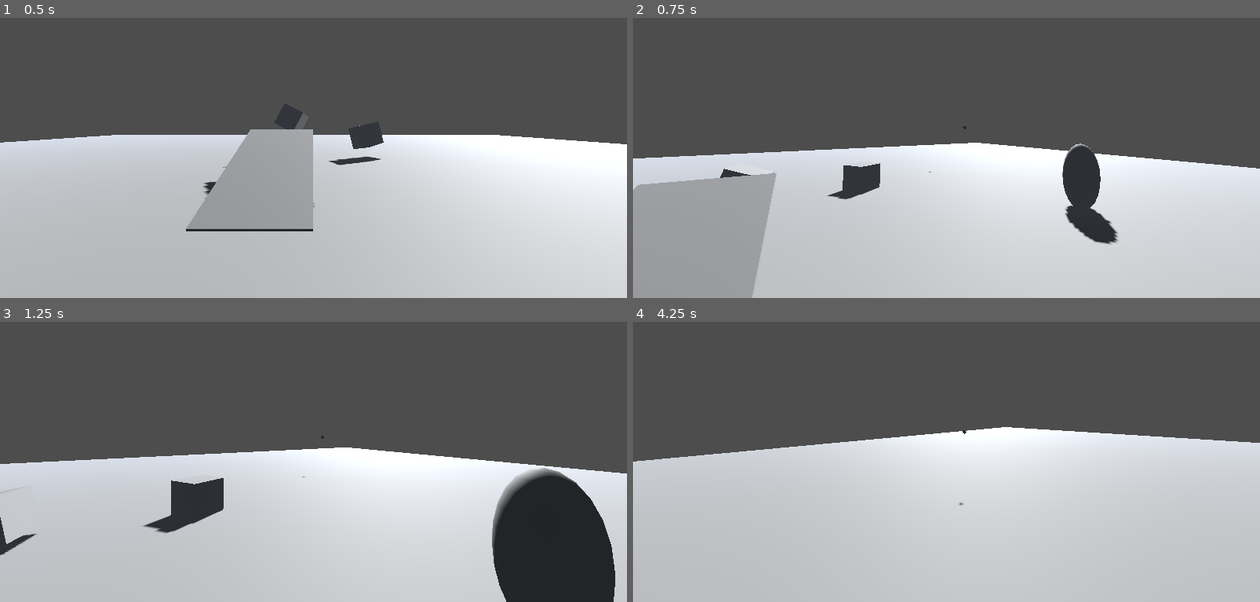
Above: before the commit, frames 1-4 (two rows, left to right).
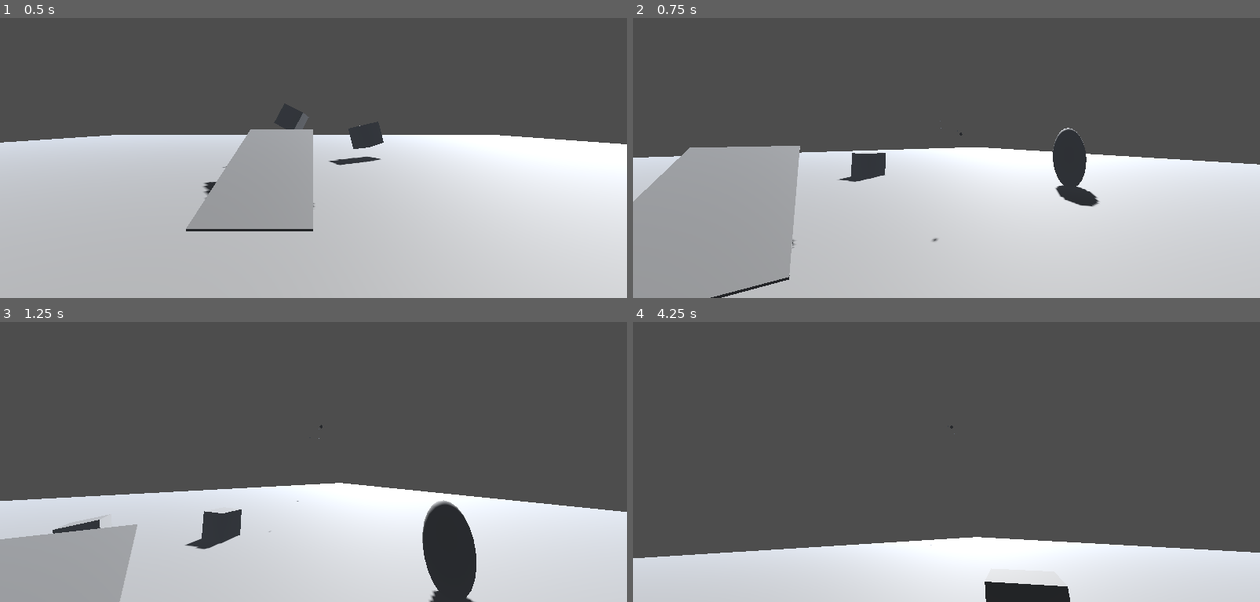
Above: after the commit, the same moments.

Repository: zenonet/GodotFirstPersonController
Game: Godot game, scene res://env.tscn
Same seed, same stepped clock (60 frames per second), same inputs: the game is played once before the commit and once after it.
Inputs (mouse positions are in pixels of both pictures, inside the frame that each line leads up to):
- Up to frame 1 (0.5 s): no input
- Up to frame 2 (0.75 s): tap Enter (ui_accept) at 0.5 s; move the mouse to (977, 121) at 0.52 s; press the mouse at (977, 121) at 0.53 s; hold W (forward) from 0.53 s (still down)
- Up to frame 3 (1.25 s): keep holding W (forward); tap Space (jump, bound only after the commit) at 0.77, 1.07 s; tap Enter (ui_accept) at 0.8 s
- Up to frame 4 (4.25 s): keep holding W (forward); move the mouse to (915, 428) at 1.27 s; release the mouse at (915, 428) at 1.28 s; tap Enter (ui_accept) at 1.35, 3.05 s; tap Space (jump, bound only after the commit) at 1.52, 1.55, 1.82, 2.1, 3.02, 3.32, 3.77, 3.8, 4.07 s; move the mouse to (959, 420) at 2.02 s; press the mouse at (959, 420) at 2.03 s; move the mouse to (940, 431) at 2.77 s; release the mouse at (940, 431) at 2.78 s; tap E (pickup) at 2.85 s; move the mouse to (990, 431) at 3.52 s; press the mouse at (990, 431) at 3.53 s

Frame 1 is identical in both runs. In frame 2, 7.1% of the frame differs, in the area x 0-100%, y 36-100%; in frame 3, 32%; in frame 4, 54%, in the area x 0-100%, y 35-100%.

Commit message:
Added aim and movement recoil when shooting

Diff:
--- a/FirstPersonController.gd
+++ b/FirstPersonController.gd
@@ -6,6 +6,8 @@
 const JUMP_VELOCITY = 4.5
 const BULLET_SPREAD = 2
 const FIRE_RATE = 30 # In bullets/second
+const MOVE_RECOIL = 8
+const AIM_RECOIL = 0.4
 
 @onready var raycast = $"Camera/RayCast"
 @export var bulletScene: PackedScene
@@ -53,8 +55,16 @@
 	get_tree().root.add_child(b)
 	b.position = $"Camera/Guntip".global_position
 
+	# add spread
 	var x_spread = randf_range(-BULLET_SPREAD, BULLET_SPREAD)
 	var y_spread = randf_range(-BULLET_SPREAD, BULLET_SPREAD)
+
+	# add movement recoil
+	velocity += transform.basis.z * MOVE_RECOIL
+
+	# add aim recoil
+	$Camera.rotation_degrees.x += AIM_RECOIL
+	rotation_degrees.y += randf_range(-AIM_RECOIL, AIM_RECOIL)
 
 	b.rotation_degrees = Vector3($Camera.rotation_degrees.x + x_spread, rotation_degrees.y + y_spread, 0)
 
@@ -73,7 +83,7 @@
 		velocity.y -= gravity * delta
 
 	# Handle jump.
-	if Input.is_action_just_pressed("ui_accept") and is_on_floor():
+	if Input.is_action_just_pressed("jump") and is_on_floor():
 		velocity.y = JUMP_VELOCITY
 
 	# Get the input direction and handle the movement/deceleration.
--- a/project.godot
+++ b/project.godot
@@ -62,6 +62,11 @@
 "events": [Object(InputEventMouseButton,"resource_local_to_scene":false,"resource_name":"","device":-1,"window_id":0,"a …(258 unchanged characters)…
 ]
 }
+jump={
+"deadzone": 0.5,
+"events": [Object(InputEventKey,"resource_local_to_scene":false,"resource_name":"","device":-1,"window_id":0,"alt_pressed":false,"shift_pressed":false,"ctrl_pressed":false,"meta_pressed":false,"pressed":false,"keycode":0,"physical_keycode":32,"key_label":0,"unicode":32,"echo":false,"script":null)
+]
+}
 
 [rendering]
 
